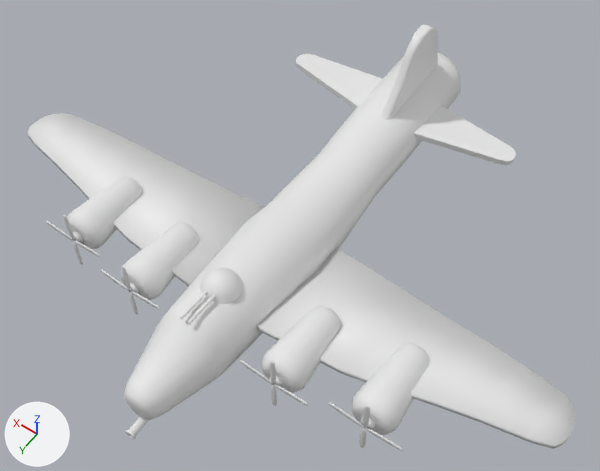
What one commit did to the FBX model Assets/Art-Assets/Dinand/Meshes/Plane/Heroplane.fbx.
Both versions are drawn from a 50 mm camera at (-2.87, 4.21, 8.35) aimed at (-0.11, 0.35, 2.29). Every picture has the same lights, and +X, +Y and +Z are marked at lower left. The first picture is the older version. Where no turn or scale is listed for an object, it has been applied to the vertices.
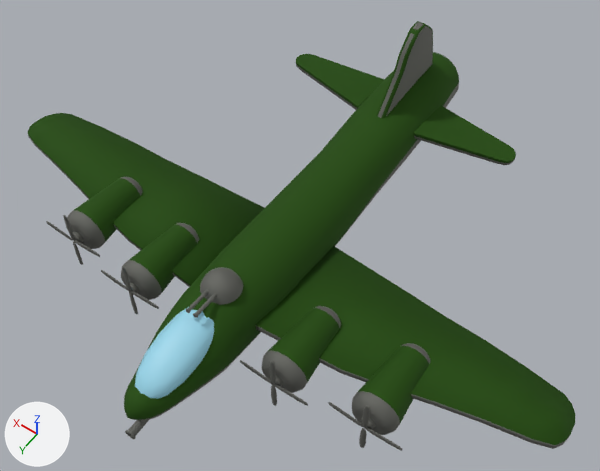
Where the newer file only moved an object's origin or applied its transform, the numbers keep the older frame.

What differs and where, as boxes [x1, y1, x2, y2] in the pictures (600 x 471 px; the box of a moved part takes in the faces that stretch with it):
'Cylinder.012', reshaped: before [27, 25, 575, 451]; after [27, 21, 575, 451]
part 1 of me_cylinder_012, rebuilt: before [124, 53, 461, 420]; after [124, 52, 459, 421]
part 2 of me_cylinder_012, added (cyan): after [135, 307, 214, 399]
part 3 of me_cylinder_012, moved or reshaped: before [180, 289, 216, 324]; after [27, 113, 264, 318]
part 4 of me_cylinder_012, moved or reshaped: before [382, 25, 434, 118]; after [296, 21, 515, 165]
part 5 of me_cylinder_012, recoloured: [46, 28, 569, 451] in both
part 6 of me_cylinder_012, recoloured (white to dark green): [74, 30, 575, 445] in both

Edits to the bpy script that builds the scene:
```text
Add mat_material:
    mat_material = principled_material('Material')
    mat_material.base_color = (0.0188, 0.0859, 0.0)  # dark green #255300
    mat_material.metallic = 0.393
    mat_material.roughness = 0.841
Add mat_planeboudy:
    mat_planeboudy = principled_material('PlaneBoudy')
    mat_planeboudy.base_color = (0.226, 0.228, 0.209)  # grey #83837e
    mat_planeboudy.metallic = 1.0
    mat_planeboudy.roughness = 0.807
Add mat_material_001:
    mat_material_001 = principled_material('Material.001')
    mat_material_001.base_color = (0.308, 0.649, 0.8)  # cyan #97d3e7
Change me_cylinder_012:
    used by ob_cylinder_012; location = (0.0, 0.071, 1.761)
    remove me_cylinder_012.from_pydata(...)  # 2829 vertices, 2616 faces; spans x -2.97..2.97, y -2.56..2.56, z 0.0..1.48
    add me_cylinder_012.from_pydata(...)  # 3031 vertices, 2842 faces; spans x -2.97..2.97, y -2.56..2.56, z 0.02..1.51
    me_cylinder_012 part 1: the loose piece of 336 vertices spanning x -0.42..0.42, y -2.56..2.43, z 0.0..0.85 is rebuilt with 354 vertices and now spans x -0.38..0.38, y -2.56..2.52, z 0.02..0.81
    me_cylinder_012 part 2: a new loose piece of 98 vertices spanning x -0.23..0.22, y 1.34..2.37, z 0.39..0.73, in mat_material_001 (cyan #97d3e7)
    me_cylinder_012 part 3: 155 vertices moved from x -0.06..0.05, y 1.71..1.73, z 0.81..0.85 to x -0.06..0.06, y 1.63..1.66, z 0.81..0.86; 6 vertices removed from x -0.04..-0.03, y 1.27..1.73, z 0.81..0.82; 64 vertices added at x -0.03..2.97, y 0.11..1.65, z 0.35..0.83
    me_cylinder_012 part 4: 84 vertices moved from x -0.1..0.0, y -2.22..-1.24, z 0.77..1.48 to x -0.05..0.06, y -2.22..-1.24, z 0.76..1.51; 12 vertices removed from x -0.1..0.0, y -1.92..-1.75, z 1.47..1.48; 40 vertices added at x -1.31..1.31, y -1.92..-1.38, z 0.6..1.5
    me_cylinder_012 part 5: 2041 faces spanning x -2.97..1.96, y -2.22..2.56, z 0.06..1.51 switch from no material to mat_planeboudy (grey #83837e)
    me_cylinder_012 part 6: 146 faces spanning x -2.97..1.83, y -2.22..1.44, z 0.22..1.51 switch from no material to mat_material (dark green #255300)
    add me_cylinder_012.materials.append(mat_material_001)  # cyan #97d3e7
```
